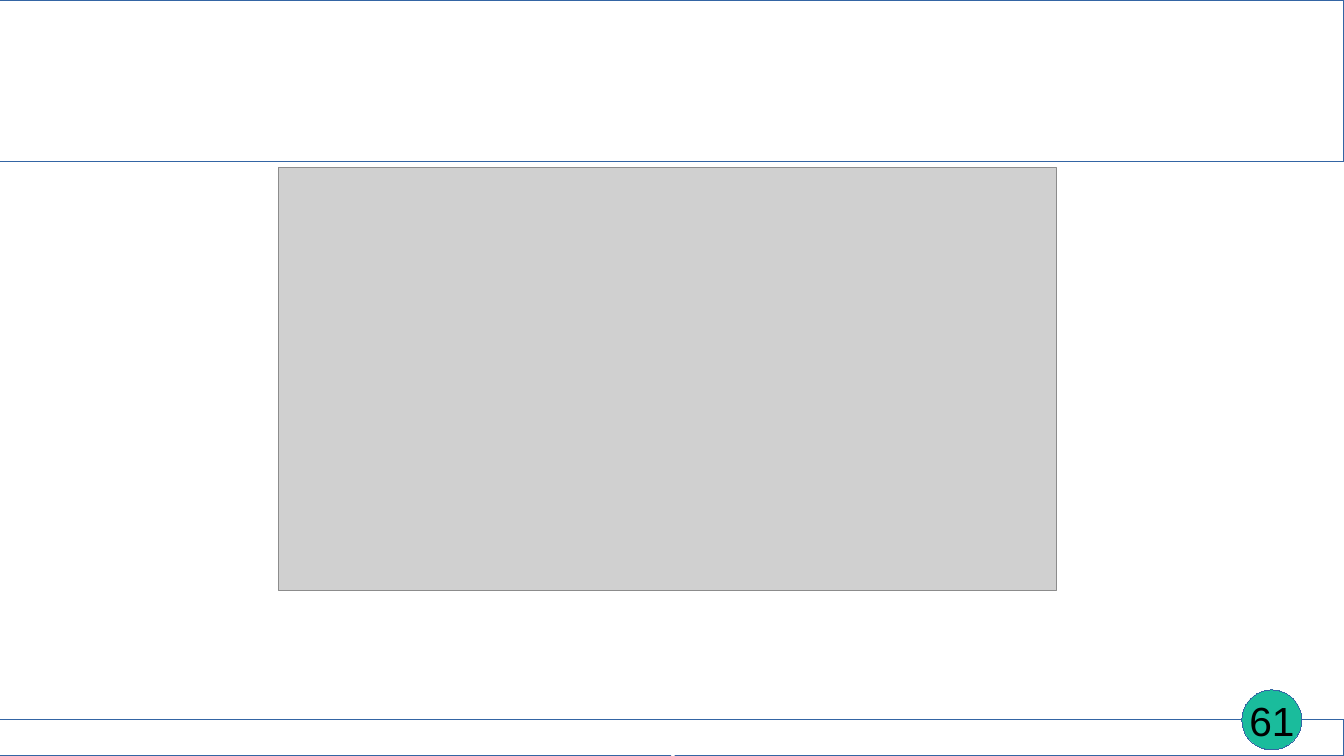
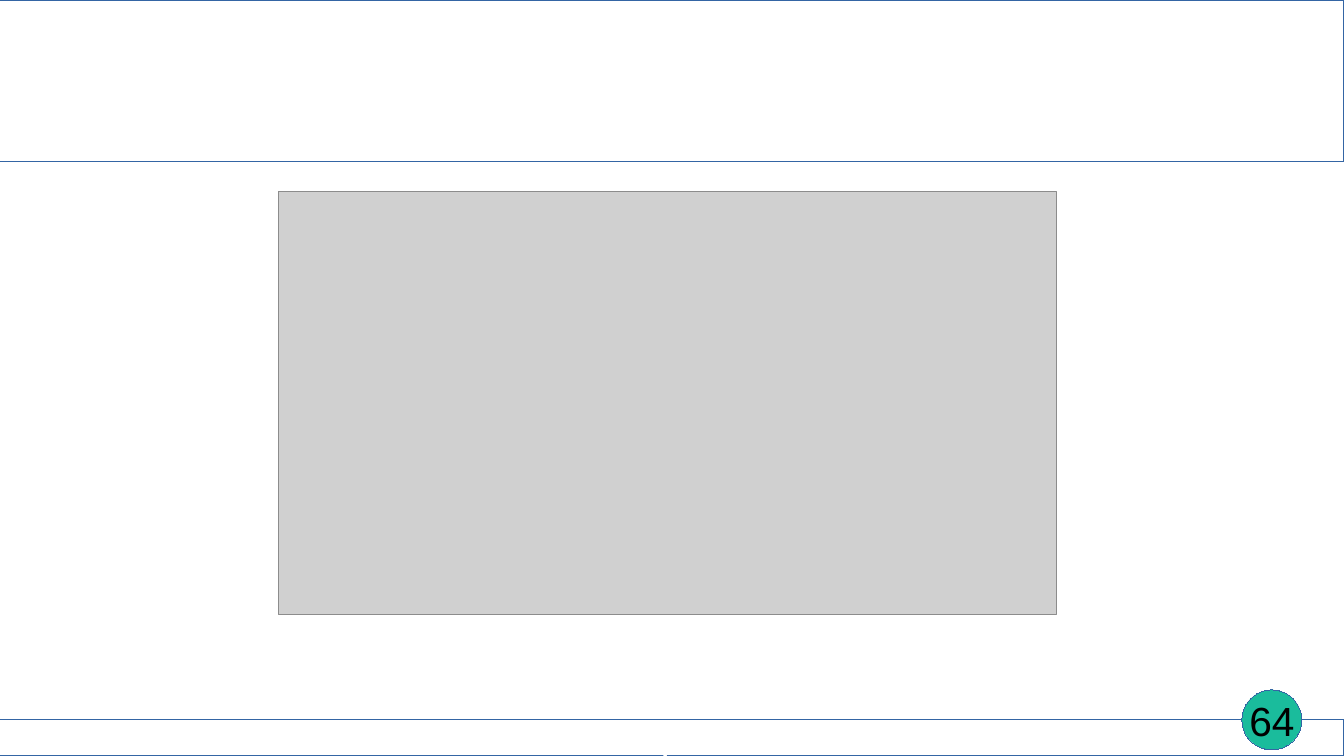
Before and after one commit to EmmaBroudic/Projet-Nooky, a slide deck: slide 64 of doc/Nooky4.odp (slide 61 before the commit). Drawn at 1344x756 pixels with LibreOffice and Linux fonts; fonts in the diff are those of the drawing; grey boxes stand for pictures. Boxes give left, top, right and bottom in pixels: in the first picture for what was removed or moved away, otherwise in the second. Text is boxed around its words. In the diff, an @@ line names an element or a change of style, - is before the commit and + after.

```diff
--- a/doc/Nooky4.odp
+++ b/doc/Nooky4.odp
@@ picture: place and size @@
-picture at [278,167,1056,590]
+picture at [278,191,1056,615]
@@ page number at [1249,707,1294,743]: text changed @@
-61
+64
@@ text at [487,755,856,756]: text changed @@
-Partie 6 : l'implémentation
+Partie 6 : Implémentation
```
Also in this commit, not shown: 56 other slides changed, 4 slides added, 15 other files.
